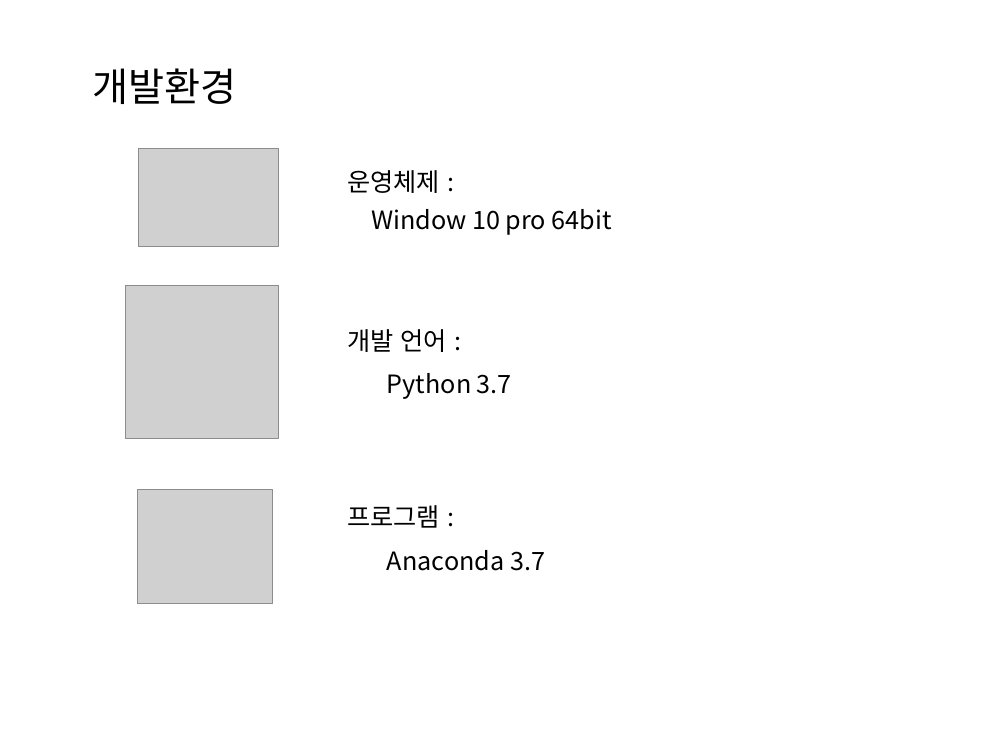
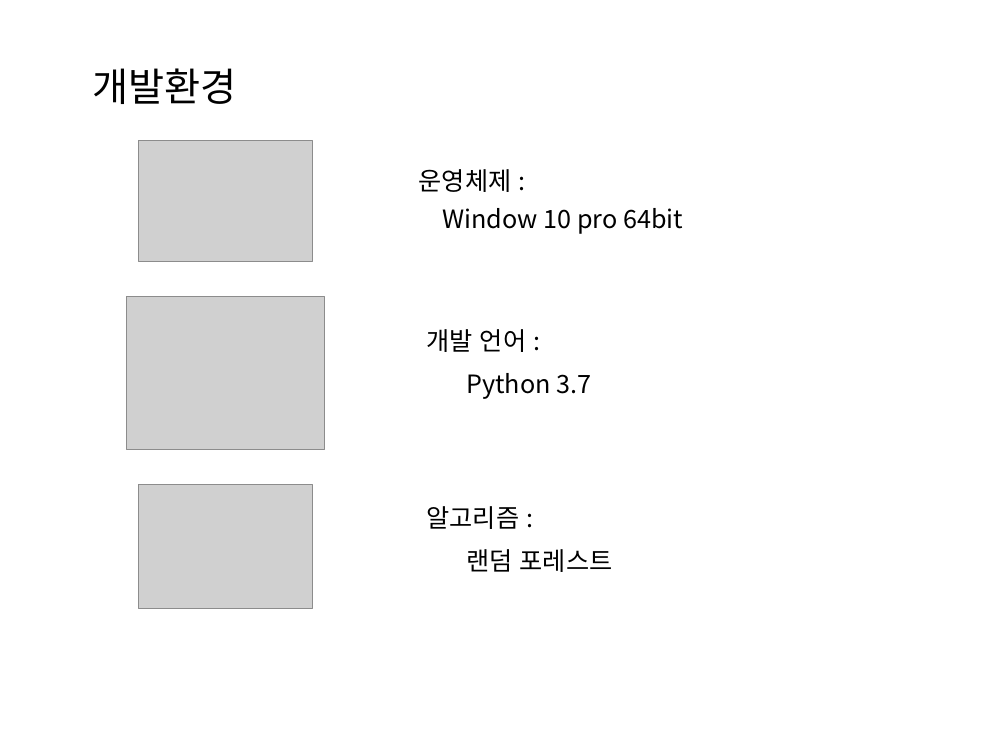
Before and after one commit to SeokJune/DERA, a slide deck: slide 1 of Doc/흐름도 초안(수정).pptx. Drawn at 1008x756 pixels with LibreOffice and Linux fonts; fonts in the diff are those of the drawing; grey boxes stand for pictures. Boxes give left, top, right and bottom in pixels: in the first picture for what was removed or moved away, otherwise in the second. Text is boxed around its words. In the diff, an @@ line names an element or a change of style, - is before the commit and + after.

```diff
--- a/Doc/흐름도 초안(수정).pptx
+++ b/Doc/흐름도 초안(수정).pptx
@@ picture: place and size @@
-picture at <box>139,148,279,246</box>
+picture at <box>139,140,312,261</box>
@@ text "운영체제 :": place and size @@
-text "운영체제 :" at <box>347,170,440,193</box>
+text "운영체제 :" at <box>419,169,512,192</box>
@@ text "Window 10 pro 64bit": place and size @@
-text "Window 10 pro 64bit" at <box>371,209,612,235</box>
+text "Window 10 pro 64bit" at <box>442,208,683,234</box>
@@ picture: place and size @@
-picture at <box>126,286,279,439</box>
+picture at <box>126,296,325,450</box>
@@ text "개발 언어 :": place and size @@
-text "개발 언어 :" at <box>347,329,447,352</box>
+text "개발 언어 :" at <box>427,329,526,352</box>
@@ text "Python 3.7": place and size @@
-text "Python 3.7" at <box>387,373,512,399</box>
+text "Python 3.7" at <box>466,373,591,399</box>
@@ picture: place and size @@
-picture at <box>137,489,272,604</box>
+picture at <box>139,485,312,609</box>
@@ text at <box>427,506,520,529</box>: text changed @@
-프로그램 :
+알고리즘 :
@@ text at <box>466,549,613,572</box>: text changed @@
-Anaconda 3.7
+랜덤 포레스트
```
Also in this commit, not shown: 2 other slides changed.
